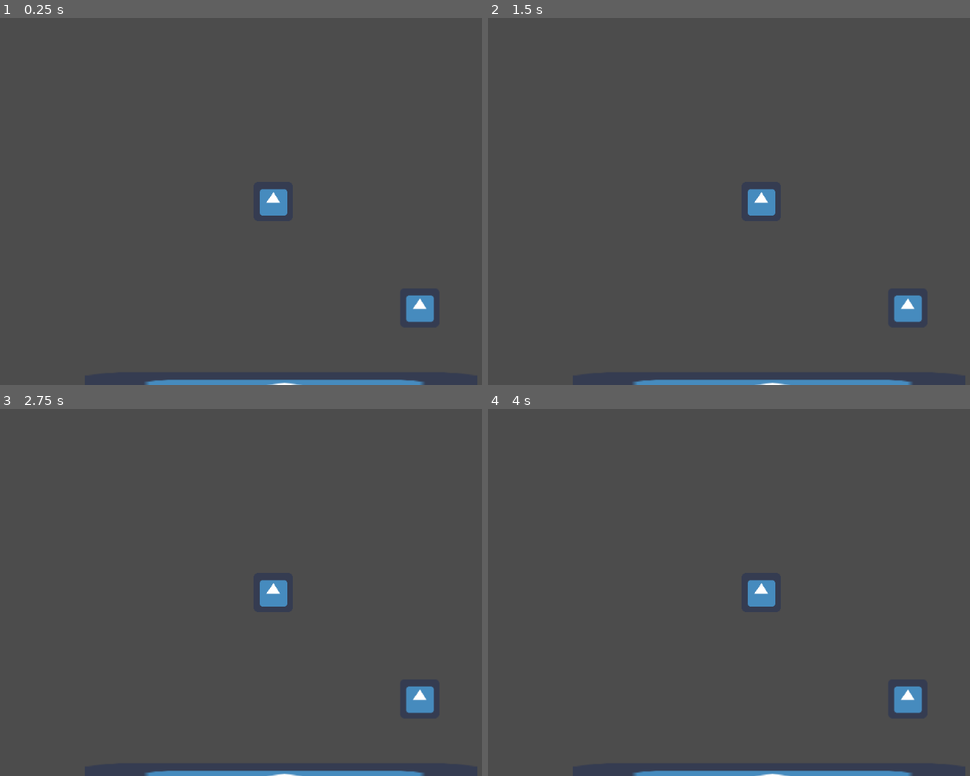
Above: before the commit, frames 1-4 (two rows, left to right).
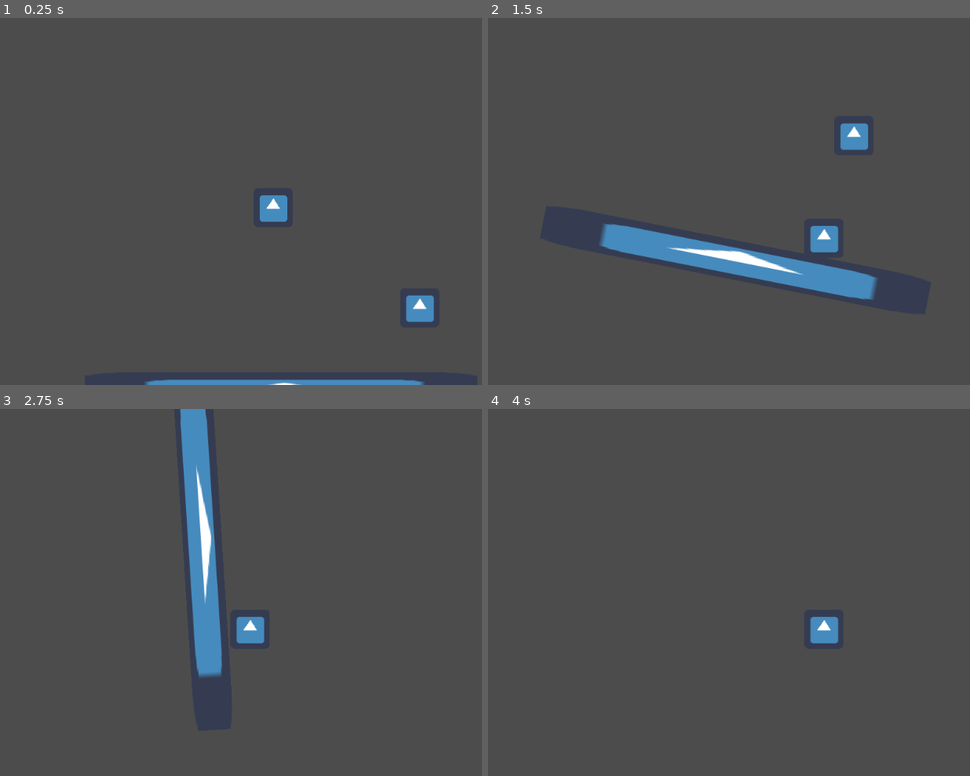
Above: after the commit, the same moments.

Repository: ArtlessAvian/ggj-2019
Game: Godot game, scene res://Temporary/RyanTest.tscn
Same seed, same stepped clock (60 frames per second), same inputs: the game is played once before the commit and once after it. The engine's default icon, where the game draws it, is replaced by a stand-in: a white triangle on a blue panel in a dark square.
Inputs:
- Up to frame 1 (0.25 s): no input
- Up to frame 2 (1.5 s): hold D (ui_right, bound only after the commit) from 0.53 s (still down)
- Up to frame 3 (2.75 s): release D (ui_right, bound only after the commit) at 2.03 s; hold A (ui_left, bound only after the commit) from 2.03 s (still down)
- Up to frame 4 (4 s): release A (ui_left, bound only after the commit) at 2.78 s; hold D (ui_right, bound only after the commit) from 2.78 s (still down)

The runs differ from the first frame. In frame 1, 0.3% of the frame differs, in the area x 53-60%, y 46-56%; in frame 2, 6.7%, in the area x 22-91%, y 28-100%; in frame 3, 6.2%; in frame 4, 2.1%.

Commit message:
simple movement script walk left+right and gravity

Diff:
--- a/Boilerplate/StateMachine/EmptyState.gd
+++ /dev/null
@@ -1,10 +0,0 @@
-extends Node
-
-func _ready():
-	pass
-
-func run(delta):
-	pass
-
-func change_state():
-	return False
--- a/Boilerplate/StateMachine/StateMachine.gd
+++ /dev/null
@@ -1,15 +0,0 @@
-extends Node
-
-var current
-
-func _ready():
-	pass
-
-func _process(delta):
-	# Called every frame. Delta is time since last frame.
-	# Update game logic here.
-
-	if (current.change_state()):
-		current = current.new_state
-
-	current.run(delta)
--- a/Boilerplate/StateMachine/StateMachine.tscn
+++ /dev/null
@@ -1,12 +0,0 @@
-[gd_scene load_steps=3 format=2]
-
-[ext_resource path="res://Boilerplate/StateMachine/StateMachine.gd" type="Script" id=1]
-[ext_resource path="res://Boilerplate/StateMachine/EmptyState.gd" type="Script" id=2]
-
-[node name="StateMachine" type="Node" index="0"]
-
-script = ExtResource( 1 )
-
-[node name="EmptyState (Remember to remove this!)" type="Node" parent="." index="0"]
-
-script = ExtResource( 2 )
--- a/Game/Player/Player.gd
+++ b/Game/Player/Player.gd
@@ -1,15 +1,25 @@
 extends KinematicBody2D
 
-# class member variables go here, for example:
-# var a = 2
-# var b = "textvar"
+
+const move_speed = 200
+const gravity = 300
+
+var vel = Vector2()
 
 func _ready():
-	# Called when the node is added to the scene for the first time.
-	# Initialization here
 	pass
 
-#func _process(delta):
-#	# Called every frame. Delta is time since last frame.
-#	# Update game logic here.
-#	pass
+func _physics_process(delta):
+	if is_on_floor():
+		vel.y = 0
+	else:
+		vel.y += delta * gravity
+
+	if Input.is_action_pressed("ui_left"):
+		vel.x = -move_speed
+	elif Input.is_action_pressed("ui_right"):
+		vel.x = move_speed
+	else:
+		vel.x = 0
+
+	self.move_and_slide(vel, Vector2(0, -1))
--- a/Game/Player/Player.tscn
+++ b/Game/Player/Player.tscn
@@ -10,11 +10,15 @@
 
 [node name="Player" type="KinematicBody2D" index="0"]
 
+position = Vector2( 28.5679, -308.805 )
 input_pickable = false
 collision_layer = 1
 collision_mask = 1
 collision/safe_margin = 0.08
 script = ExtResource( 1 )
+__meta__ = {
+"_edit_group_": true
+}
 
 [node name="Sprite" type="Sprite" parent="." index="0"]
 
--- a/Game/Player/PlayerStateMachine.tscn
+++ b/Game/Player/PlayerStateMachine.tscn
@@ -1,5 +1,10 @@
-[gd_scene load_steps=2 format=2]
+[gd_scene load_steps=3 format=2]
 
 [ext_resource path="res://Boilerplate/StateMachine/StateMachine.tscn" type="PackedScene" id=1]
+[ext_resource path="res://Game/Player/States/WalkState.gd" type="Script" id=2]
 
 [node name="CatStateMachine" index="0" instance=ExtResource( 1 )]
+
+[node name="RunState" type="Node" parent="." index="1"]
+
+script = ExtResource( 2 )
--- a/project.godot
+++ b/project.godot
@@ -14,6 +14,21 @@
 run/main_scene="res://Temporary/RyanTest.tscn"
 config/icon="res://icon.png"
 
+[input]
+
+ui_left=[ Object(InputEventKey,"resource_local_to_scene":false,"resource_name":"","device":0,"alt":false,"shift":false,"control":false,"meta":false,"command":false,"pressed":false,"scancode":65,"unicode":0,"echo":false,"script":null)
+, Object(InputEventJoypadButton,"resource_local_to_scene":false,"resource_name":"","device":0,"button_index":14,"pressure":0.0,"pressed":false,"script":null)
+ ]
+ui_right=[ Object(InputEventKey,"resource_local_to_scene":false,"resource_name":"","device":0,"alt":false,"shift":false,"control":false,"meta":false,"command":false,"pressed":false,"scancode":68,"unicode":0,"echo":false,"script":null)
+, Object(InputEventJoypadButton,"resource_local_to_scene":false,"resource_name":"","device":0,"button_index":15,"pressure":0.0,"pressed":false,"script":null)
+ ]
+ui_up=[ Object(InputEventKey,"resource_local_to_scene":false,"resource_name":"","device":0,"alt":false,"shift":false,"control":false,"meta":false,"command":false,"pressed":false,"scancode":87,"unicode":0,"echo":false,"script":null)
+, Object(InputEventJoypadButton,"resource_local_to_scene":false,"resource_name":"","device":0,"button_index":12,"pressure":0.0,"pressed":false,"script":null)
+ ]
+ui_down=[ Object(InputEventKey,"resource_local_to_scene":false,"resource_name":"","device":0,"alt":false,"shift":false,"control":false,"meta":false,"command":false,"pressed":false,"scancode":83,"unicode":0,"echo":false,"script":null)
+, Object(InputEventJoypadButton,"resource_local_to_scene":false,"resource_name":"","device":0,"button_index":13,"pressure":0.0,"pressed":false,"script":null)
+ ]
+
 [rendering]
 
 environment/default_environment="res://default_env.tres"
Empty file added: Game/Player/States/WalkState.gd
